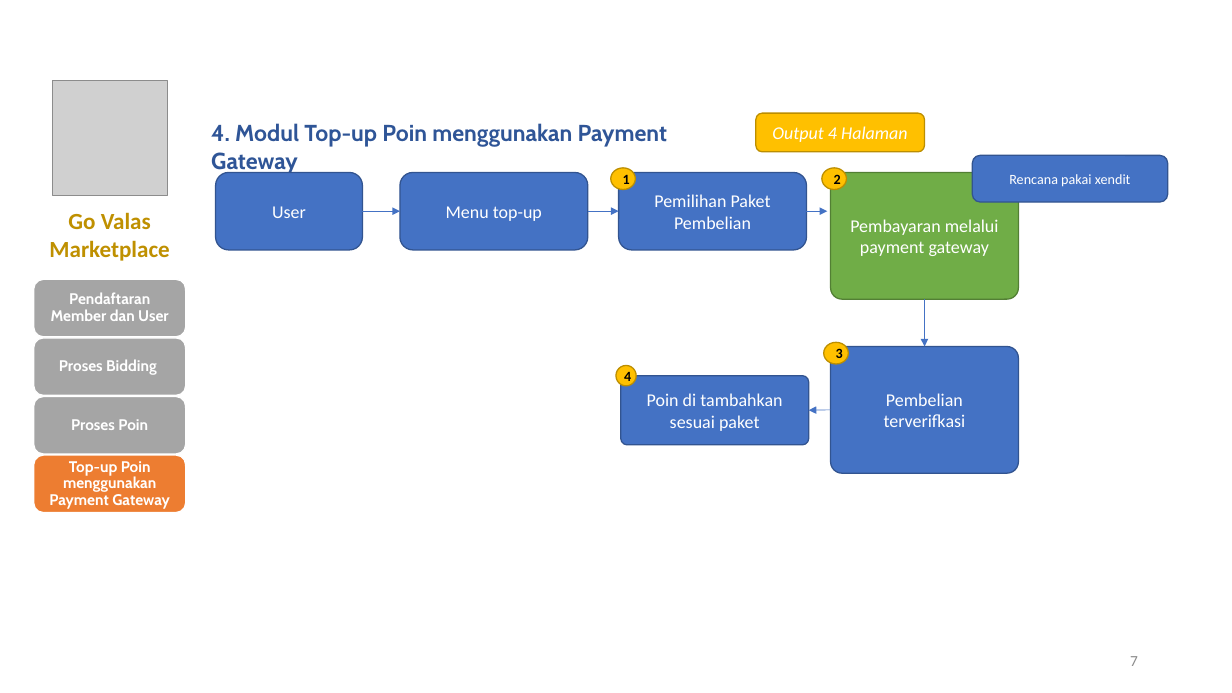
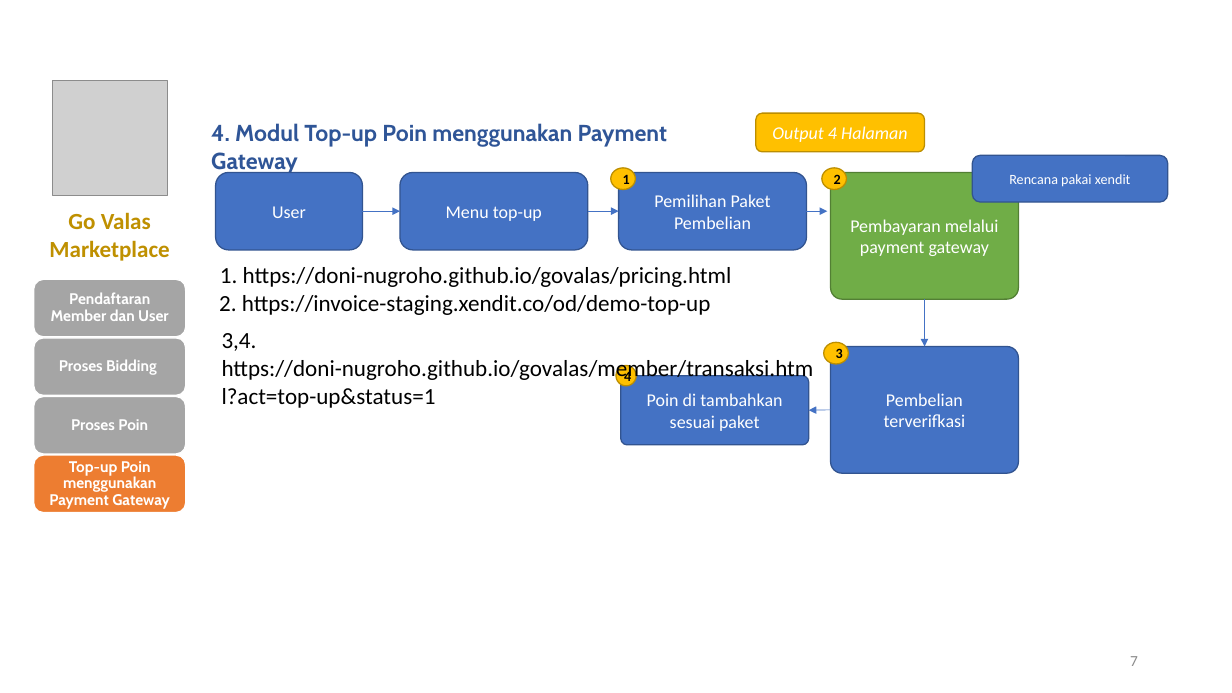
Before and after one commit to doni-nugroho/govalas, a slide deck: slide 7 of alur marketplace detail.pptx. Drawn at 1232x693 pixels with LibreOffice and Linux fonts; fonts in the diff are those of the drawing; grey boxes stand for pictures. Boxes give left, top, right and bottom in pixels: in the first picture for what was removed or moved away, otherwise in the second. Text is boxed around its words. In the diff, an @@ line names an element or a change of style, - is before the commit and + after.

```diff
--- a/alur marketplace detail.pptx
+++ b/alur marketplace detail.pptx
@@ text added at [220, 267, 732, 287], 18 pt, text #000000 @@
+1. https://doni-nugroho.github.io/govalas/pricing.html
@@ text added at [219, 295, 711, 315], 18 pt, text #000000 @@
+2. https://invoice-staging.xendit.co/od/demo-top-up
@@ text added at [222, 333, 814, 408], 18 pt, text #000000 @@
+3,4. https://doni-nugroho.github.io/govalas/member/transaksi.html?act=top-up&status=1
```
Also in this commit, not shown: 2 other slides changed, 20 other files.
